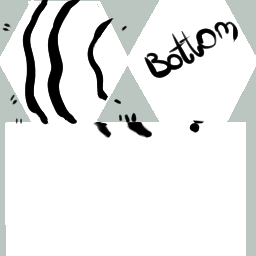
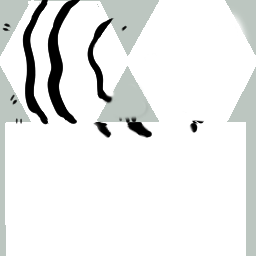
Layers edited between the first and the second 256 x 256 image:
painted on "Layer 1" over [102, 8, 251, 133]
